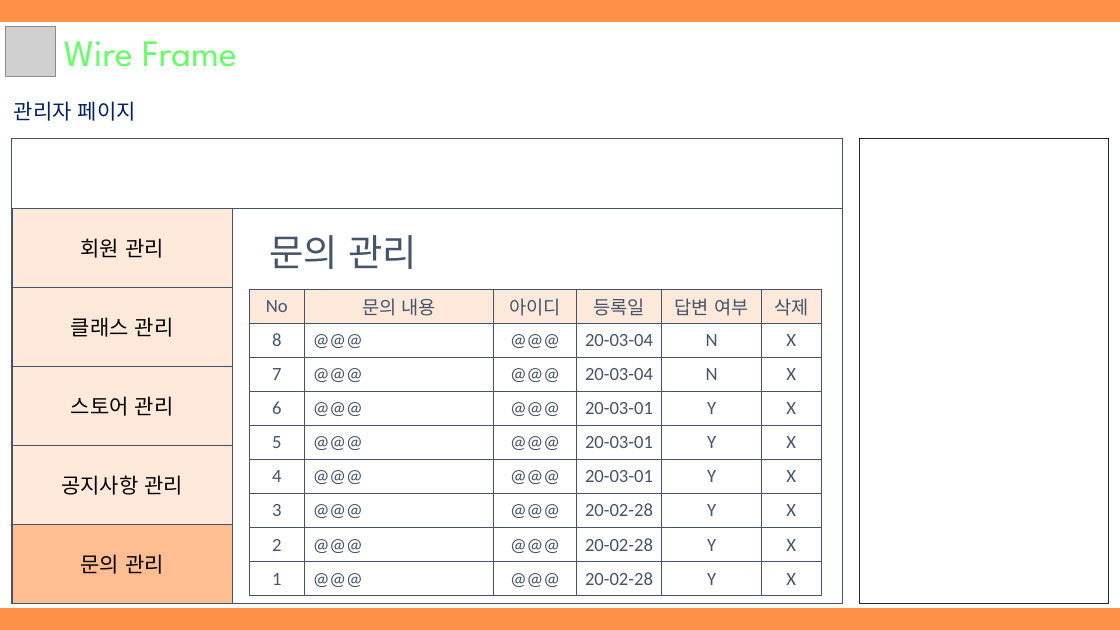
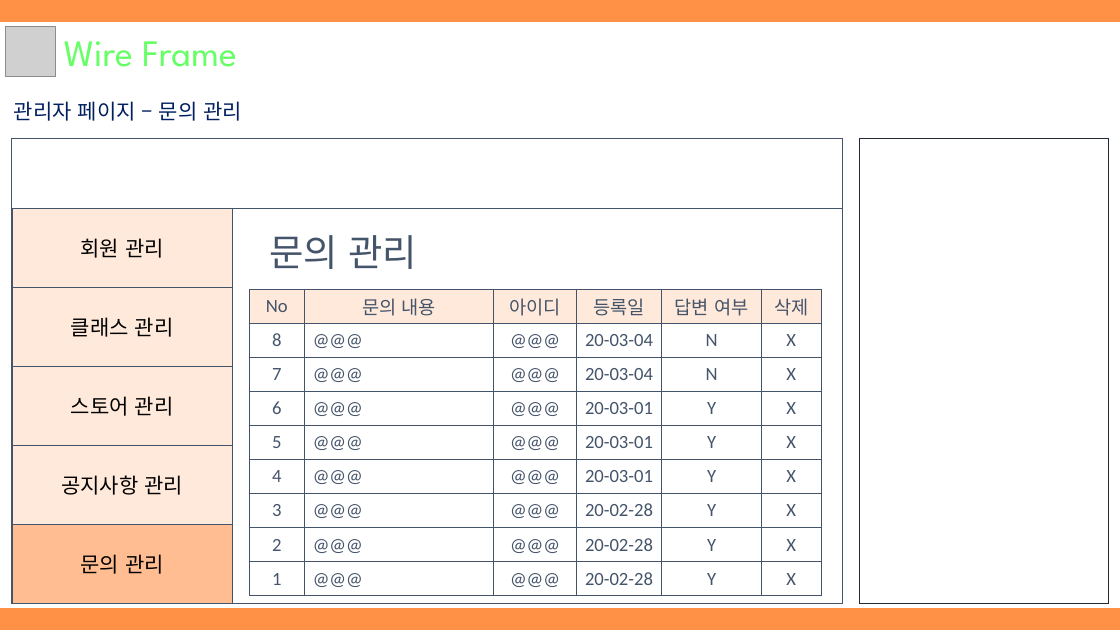
Before and after one commit to hhsw07/ezen-academy-projects, a slide deck: slide 19 of WebContent/발표자료/1차/3조 원데이클래스.pptx (slide 20 before the commit). Drawn at 1120x630 pixels with LibreOffice and Linux fonts; fonts in the diff are those of the drawing; grey boxes stand for pictures. Boxes give left, top, right and bottom in pixels: in the first picture for what was removed or moved away, otherwise in the second. Text is boxed around its words. In the diff, an @@ line names an element or a change of style, - is before the commit and + after.

```diff
--- a/WebContent/발표자료/1차/3조 원데이클래스.pptx
+++ b/WebContent/발표자료/1차/3조 원데이클래스.pptx
@@ text at (14, 101, 242, 121): text changed @@
-관리자 페이지
+관리자 페이지 – 문의 관리
```
Also in this commit, not shown: 8 other slides changed, 1 slide removed.
